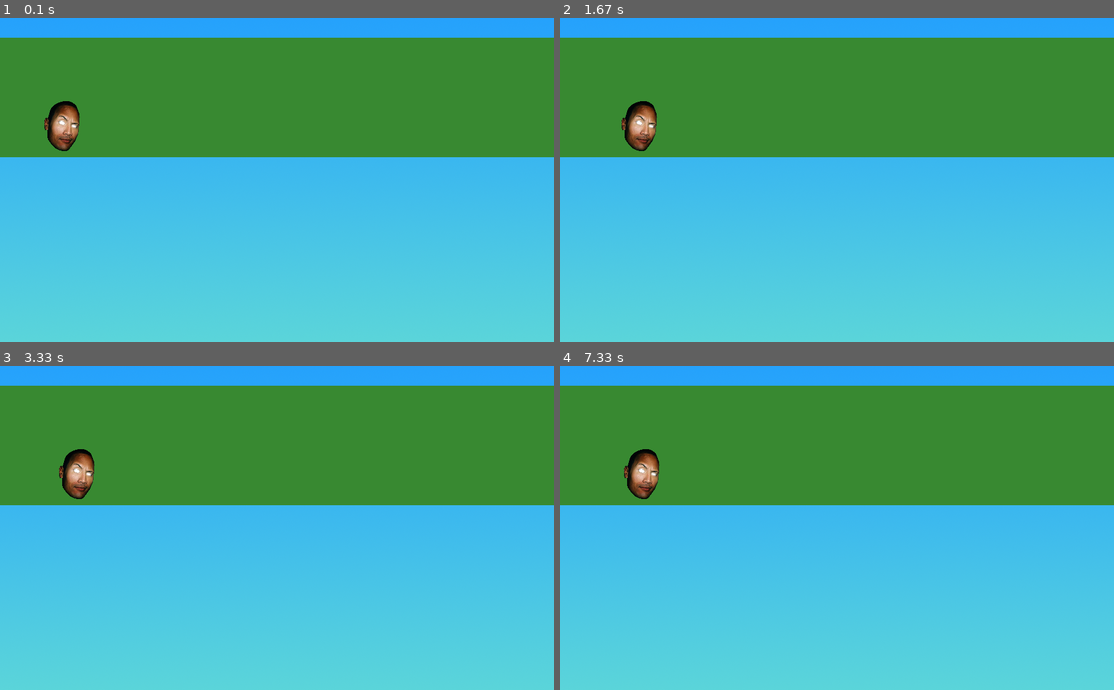
Above: before the commit, frames 1-4 (two rows, left to right).
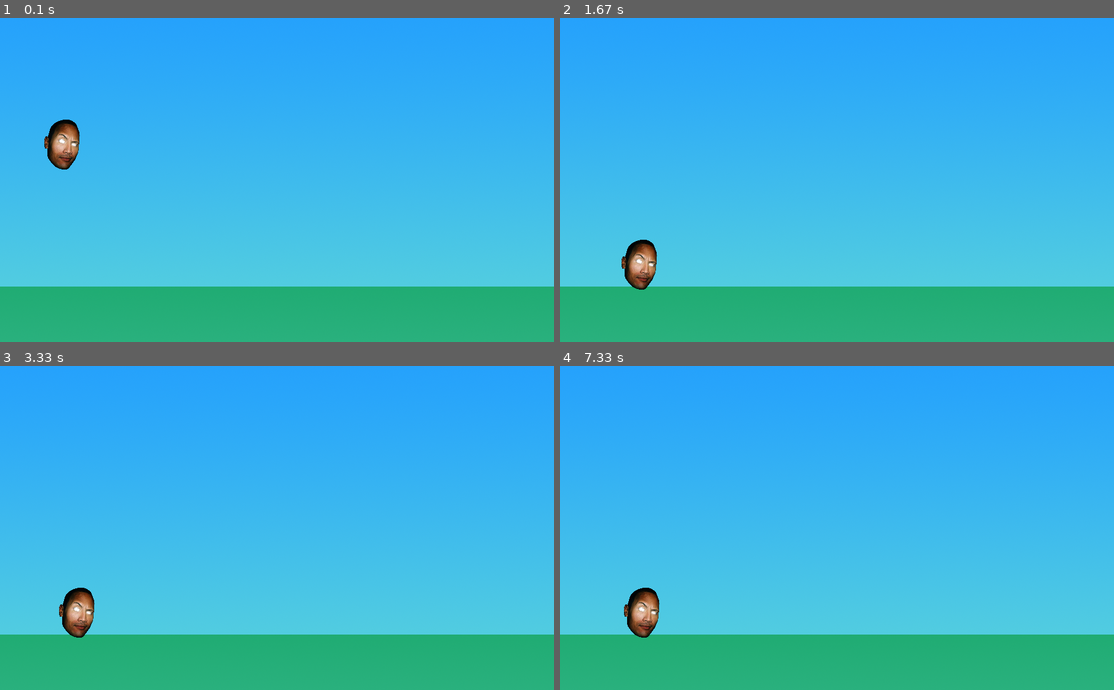
Above: after the commit, the same moments.

Repository: olioni/pygame
Game: pygame game, started from index.py
The game is run twice, just before and just after one commit, with the same random seed, the same clock (stepped at 60 frames per second) and the same inputs.
Inputs:
- Up to frame 1 (0.1 s): no input
- Up to frame 2 (1.67 s): hold Right 0.33-0.8 s; hold Right 0.83-1.3 s; tap Space at 0.9, 1.2, 1.4 s; hold Left from 1.33 s (still down)
- Up to frame 3 (3.33 s): tap Space at 1.7, 1.97, 2.27, 2.4, 2.7, 3.07 s; release Left at 1.87 s; hold Left 1.9-2.3 s; hold Right 2.33-2.97 s; hold Left from 3 s (still down)
- Up to frame 4 (7.33 s): tap Space at 3.37, 3.57, 3.87, 4.07, 4.37, 4.57, 4.87, 5.13, 5.43, 5.57, 5.87, 6.23, 6.53, 6.73, 7.03, 7.23 s; release Left at 3.47 s; hold Right 3.5-3.97 s; hold Right 4-4.47 s; hold Left 4.5-5.03 s; hold Left 5.07-5.47 s; hold Right 5.5-6.13 s; hold Left 6.17-6.63 s; hold Right 6.67-7.13 s; hold Right from 7.17 s (still down)

The runs differ from the first frame. In frame 1, 54% of the frame differs, in the area x 0-100%, y 6-100%; in frame 2, 55%; in frame 3, 55%; in frame 4, 55%.

Commit message:
fixed the player interacting with platforms

Diff:
--- a/index.py
+++ b/index.py
@@ -9,32 +9,34 @@
 pygame.display.set_caption("Olioni's Game")
 
 class Sprite(pygame.sprite.Sprite):
-    def __init__(self, x, y, playerSize):
+    def __init__(self, x, y, size):
         super().__init__()
         self.surf = pygame.image.load('images/dwayne.png').convert_alpha()
-        self.surf = pygame.transform.scale(self.surf, (playerSize, playerSize))
+        self.surf = pygame.transform.scale(self.surf, (size, size))
         self.rect = self.surf.get_rect(midbottom = (x, y))
 
 class Platform(pygame.sprite.Sprite):
-    def __init__(self, x, y):
+    def __init__(self, x, y, size):
         super().__init__()
-        self.surf = pygame.image.load('images/ground.png').convert_alpha()
+        self.surf = pygame.image.load('images/ground 2.png').convert_alpha()
+        self.surf = pygame.transform.scale(self.surf, (size, 140))
         self.rect = self.surf.get_rect(midbottom = (x, y))
 
 # random variables
-ground_level = 300
+ground_level = 650
 
 # define background
 sky_surf = pygame.image.load('images/sky.png')
 
 # define ground
-ground = Platform(250, ground_level)
+ground = Platform((w / 2), ground_level, w)
 
 # define player
 player = Sprite(100, 300, 100)
 
 # player variables
 velocity = 1
+
 player_velocityX = 0
 player_velocityY = 0
 
@@ -42,7 +44,7 @@
 player_y_pos = h / 2
 
 # random variables
-gravity = 1
+gravity = 0.5
 touchingGround = False
 
 # -- GAME LOOP --
@@ -57,10 +59,6 @@
 
         # detect user pressing keys
         if event.type == pygame.KEYDOWN:
-            if event.key == pygame.K_UP:
-                player_velocityY -= velocity
-            if event.key == pygame.K_DOWN:
-                player_velocityY += velocity
             if event.key == pygame.K_LEFT:
                 player_velocityX -= velocity
             if event.key == pygame.K_RIGHT:
@@ -69,7 +67,10 @@
             player_velocityX = 0
             player_velocityY = 0
 
-
+        if event.type == pygame.KEYDOWN:
+            if event.type == pygame.K_UP:
+                if touchingGround == True:
+                    player_velocityY = -200
 
     # display sky
     screen.blit(sky_surf, (0, 0))
@@ -77,14 +78,18 @@
     # display ground
     screen.blit(ground.surf, (ground.rect.x, ground.rect.y))
 
+    # check if player is touching the ground
+    collideTest = ground.rect.colliderect(player.rect)
+    if collideTest == False:
+        touchingGround = False
+        player_velocityY += gravity
+    elif collideTest:
+        touchingGround = True
+        player_velocityY = 0
+
     # move and display player
     player.rect.y += player_velocityY
     player.rect.x += player_velocityX
     screen.blit(player.surf, (player.rect.x, player.rect.y))
 
-    # print(player_rect.bottom, ground_rect.top)
-
-    collideTest = ground.rect.colliderect(player.rect)
-    print(collideTest)
-
     pygame.display.update()
Binary file added: images/ground 2.png
Not shown, added: package-lock.json
